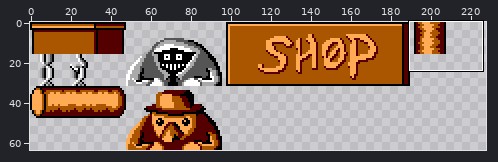
Two versions of one sprite sheet, assets/bitmaps/decorations.png. The picture above shows the old version from afar; the outline marks the close-up.
Close-up. Old version:
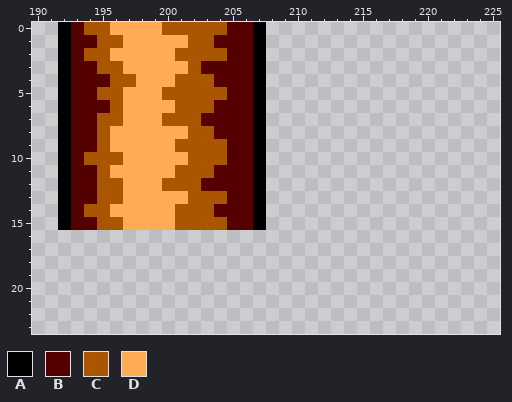
The file is 256x64 pixels. Shown: x 190..225, y 0..23. The wide view leaves out empty margins.
Palette (. is transparent): A #000000  B #550000  C #aa5500  D #ffaa55
Pixels before, first column x 192:
 0 ABCCDDDDCCCCCBBA
 1 ABBCCDDDDDCCBBBA
 2 ABCCDDDDDCCCCBBA
 3 ABBCCDDDDDCBBBBA
 4 ABBBCCDDDCCCBBBA
 5 ABBCCDDDCCCCCBBA
 6 ABBBCDDDDCCCBBBA
 7 ABBCCDDDCCCBBBBA
 8 ABBCDDDDDDCCBBBA
 9 ABBCDDDDDCCCCBBA
10 ABCCCDDDDDCCCBBA
11 ABBCDDDDDCCCBBBA
12 ABBCCDDDCCCBBBBA
13 ABBCCDDDDDCCCBBA
14 ABCCDDDDDCCCBBBA
15 ABBCCDDDDCCCCBBA
Once edited:
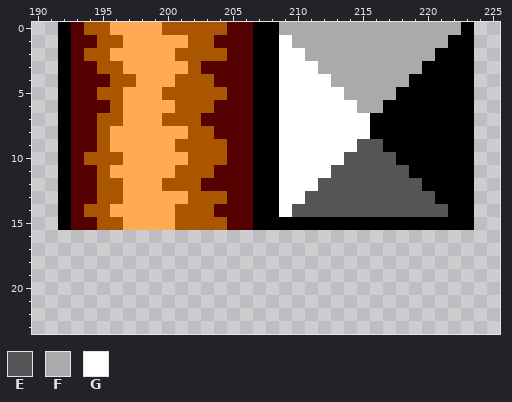
Colours new in this view: E #555555  F #aaaaaa  G #ffffff
What changed:
Changed rows in their new state; - is an unchanged pixel.
first column x 208:
 0 AFFFFFFFFFFFFFFA
 1 AGFFFFFFFFFFFFAA
 2 AGGFFFFFFFFFFAAA
 3 AGGGFFFFFFFFAAAA
 4 AGGGGFFFFFFAAAAA
 5 AGGGGGFFFFAAAAAA
 6 AGGGGGGFFAAAAAAA
 7 AGGGGGGGAAAAAAAA
 8 AGGGGGGGAAAAAAAA
 9 AGGGGGGEEAAAAAAA
10 AGGGGGEEEEAAAAAA
11 AGGGGEEEEEEAAAAA
12 AGGGEEEEEEEEAAAA
13 AGGEEEEEEEEEEAAA
14 AGEEEEEEEEEEEEAA
15 AAAAAAAAAAAAAAAA
Where, in picture pixels (left, top, right, bottom), the same in both close-ups:
added: (266, 22, 474, 230)
